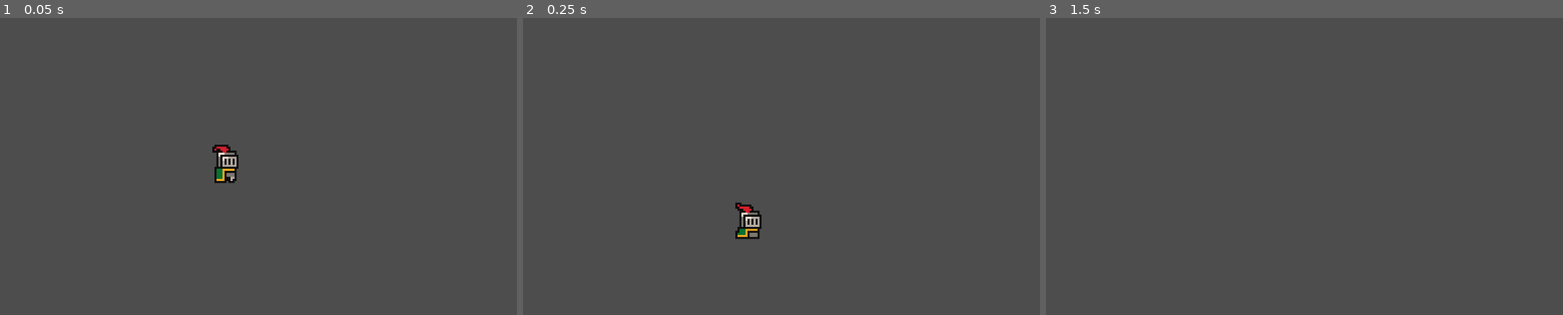
Above: before the commit, frames 1-3 (left to right).
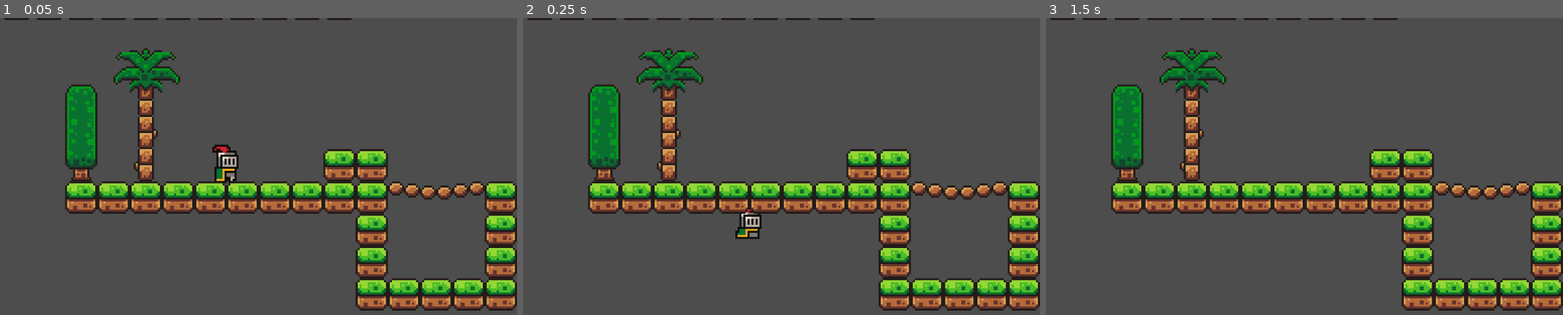
Above: after the commit, the same moments.

Repository: Japocame/hello_godot
Game: Godot game, scene res://scene/game.tscn
The game is run twice, just before and just after one commit, with the same random seed, the same clock (stepped at 60 frames per second) and the same inputs.
Inputs:
- Up to frame 1 (0.05 s): no input
- Up to frame 2 (0.25 s): no input
- Up to frame 3 (1.5 s): tap Enter (ui_accept) at 0.5, 0.77, 1.25 s; hold Right (ui_right) from 0.53 s (still down)

The runs differ from the first frame. In frame 1, 19% of the frame differs, in the area x 0-100%, y 0-99%; in frame 2, 19%; in frame 3, 19%.

Commit message:
wolrd_building_1
crétion du context

Diff:
--- a/scene/game.tscn
+++ b/scene/game.tscn
@@ -1,6 +1,140 @@
 [gd_scene format=3 uid="uid://cpyv0e0p17wvf"]
 
 [ext_resource type="PackedScene" uid="uid://ca33rcwpfefnw" path="res://scene/player.tscn" id="1_5kiuu"]
+[ext_resource type="Texture2D" uid="uid://s2vn5gehi3kd" path="res://assets/sprites/world_tileset.png" id="2_dbls1"]
+
+[sub_resource type="TileSetAtlasSource" id="TileSetAtlasSource_33cqm"]
+texture = ExtResource("2_dbls1")
+0:0/0 = 0
+1:0/0 = 0
+2:0/0 = 0
+3:0/0 = 0
+4:0/0 = 0
+5:0/0 = 0
+6:0/0 = 0
+7:0/0 = 0
+8:0/0 = 0
+9:0/0 = 0
+10:0/0 = 0
+11:0/0 = 0
+0:1/0 = 0
+1:1/0 = 0
+2:1/0 = 0
+3:1/0 = 0
+4:1/0 = 0
+5:1/0 = 0
+6:1/0 = 0
+7:1/0 = 0
+8:1/0 = 0
+9:1/0 = 0
+10:1/0 = 0
+11:1/0 = 0
+0:2/0 = 0
+1:2/0 = 0
+2:2/0 = 0
+3:2/0 = 0
+4:2/0 = 0
+5:2/0 = 0
+6:2/0 = 0
+7:2/0 = 0
+8:2/0 = 0
+9:2/0 = 0
+10:2/0 = 0
+11:2/0 = 0
+0:3/0 = 0
+1:3/0 = 0
+2:3/0 = 0
+5:3/0 = 0
+6:3/0 = 0
+7:3/0 = 0
+8:3/0 = 0
+9:3/0 = 0
+0:4/0 = 0
+1:4/0 = 0
+2:4/0 = 0
+3:4/0 = 0
+4:4/0 = 0
+5:4/0 = 0
+6:4/0 = 0
+7:4/0 = 0
+8:4/0 = 0
+9:4/0 = 0
+0:5/0 = 0
+1:5/0 = 0
+2:5/0 = 0
+3:5/0 = 0
+4:5/0 = 0
+5:5/0 = 0
+6:5/0 = 0
+7:5/0 = 0
+8:5/0 = 0
+1:6/0 = 0
+2:6/0 = 0
+3:6/0 = 0
+4:6/0 = 0
+5:6/0 = 0
+6:6/0 = 0
+7:6/0 = 0
+8:6/0 = 0
+0:7/0 = 0
+1:7/0 = 0
+3:7/0 = 0
+5:7/0 = 0
+6:7/0 = 0
+7:7/0 = 0
+8:7/0 = 0
+0:8/0 = 0
+1:8/0 = 0
+2:8/0 = 0
+3:8/0 = 0
+4:8/0 = 0
+5:8/0 = 0
+6:8/0 = 0
+7:8/0 = 0
+8:8/0 = 0
+0:9/0 = 0
+1:9/0 = 0
+2:9/0 = 0
+3:9/0 = 0
+4:9/0 = 0
+5:9/0 = 0
+6:9/0 = 0
+7:9/0 = 0
+0:10/0 = 0
+1:10/0 = 0
+2:10/0 = 0
+3:10/0 = 0
+4:10/0 = 0
+6:10/0 = 0
+0:11/0 = 0
+1:11/0 = 0
+2:11/0 = 0
+3:11/0 = 0
+4:11/0 = 0
+5:11/0 = 0
+0:12/0 = 0
+1:12/0 = 0
+2:12/0 = 0
+3:12/0 = 0
+4:12/0 = 0
+0:13/0 = 0
+1:13/0 = 0
+2:13/0 = 0
+3:13/0 = 0
+4:13/0 = 0
+5:13/0 = 0
+0:14/0 = 0
+1:14/0 = 0
+2:14/0 = 0
+3:14/0 = 0
+4:14/0 = 0
+0:15/0 = 0
+1:15/0 = 0
+2:15/0 = 0
+3:15/0 = 0
+
+[sub_resource type="TileSet" id="TileSet_xwcet"]
+sources/0 = SubResource("TileSetAtlasSource_33cqm")
 
 [node name="Game" type="Node2D" unique_id=1038137381]
 
@@ -8,3 +142,9 @@
 zoom = Vector2(4, 4)
 
 [node name="Player" parent="." unique_id=1134367279 instance=ExtResource("1_5kiuu")]
+position = Vector2(0, 0)
+
+[node name="TileMap" type="TileMap" parent="." unique_id=1560838099]
+tile_set = SubResource("TileSet_xwcet")
+format = 2
+layer_0/tile_data = PackedInt32Array(65531, 0, 0, 65532, 0, 0, 65533, 0, 0, 65534, 0, 0, 65535, 0, 0, 0, 0, 0, 1, 0, 0, 2, 0, 0, -65533, 0, 0, 3, 0, 0, 4, 0, 0, -65532, 0, 0, 65544, 0, 0, 8, 0, 0, 9, 0, 0, 10, 0, 0, -65526, 0, 0, -65525, 0, 0, -131061, 0, 0, -196597, 0, 0, -196596, 0, 0, -262132, 0, 0, -327668, 0, 0, -196612, 131072, 5, -262147, 196608, 4, -196611, 196608, 5, -131075, 196608, 6, -65539, 196608, 7, -3, 196608, 8, -196610, 262144, 5, -131077, 0, 3, -65541, 0, 4, -5, 0, 5, 5, 589824, 0, 6, 655360, 0, 7, 720896, 0, 65540, 0, 0, 196612, 0, 0, 196613, 0, 0, 196614, 0, 0, 196615, 0, 0, 196616, 0, 0, 131080, 0, 0, 131076, 0, 0, -327685, 0, 0, -327684, 0, 0, -327683, 0, 0, -327682, 0, 0, -327681, 0, 0, -393216, 0, 0, -393215, 0, 0, -393214, 0, 0, -393213, 0, 0, -458749, 0, 0, -524285, 0, 0, -524286, 0, 0, -524287, 0, 0, -589823, 0, 0, -589824, 0, 0, -524289, 0, 0, -524290, 0, 0, -524291, 0, 0, -524292, 0, 0, -524293, 0, 0, -327686, 0, 0, -327687, 0, 0)
--- a/scene/player.tscn
+++ b/scene/player.tscn
@@ -43,6 +43,7 @@
 radius = 6.0
 
 [node name="Player" type="CharacterBody2D" unique_id=1134367279]
+position = Vector2(537, 311)
 script = ExtResource("1_hjaqi")
 
 [node name="AnimatedSprite2D" type="AnimatedSprite2D" parent="." unique_id=51911940]
--- a/scripts/player.gd
+++ b/scripts/player.gd
@@ -1,8 +1,8 @@
 extends CharacterBody2D
 
 
-const SPEED = 300.0
-const JUMP_VELOCITY = -400.0
+const SPEED = 130.0
+const JUMP_VELOCITY = -300.0
 
 
 func _physics_process(delta: float) -> void:
